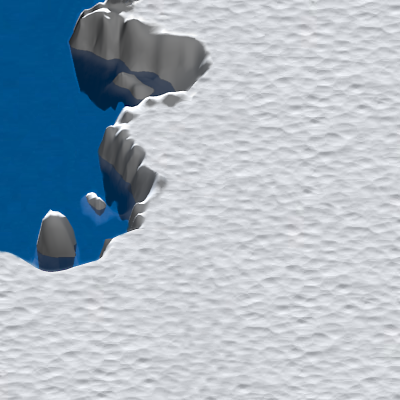
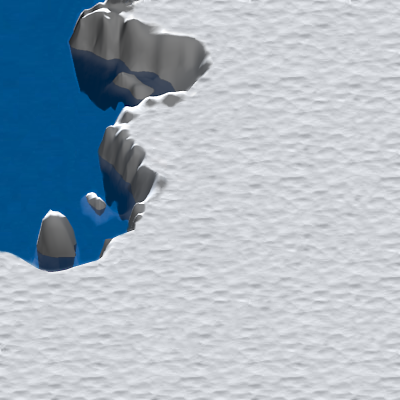
Layer changes from the first 400×400 image to the second:
painted on "Pasted Layer" over (x1=0, y1=0, x2=400, y2=400)
